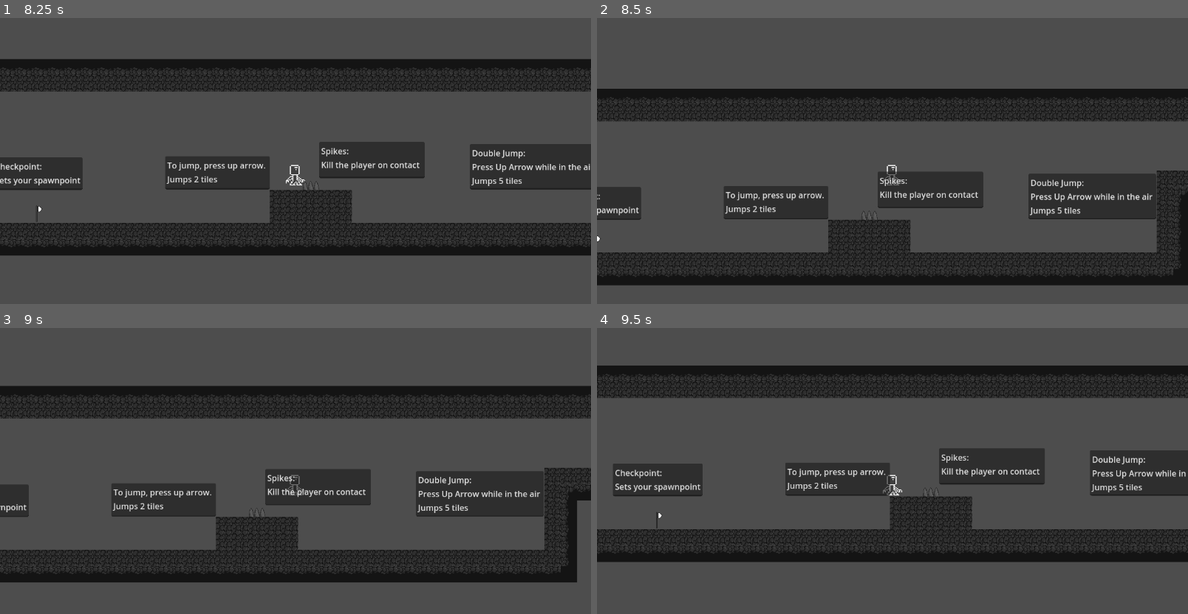
Above: before the commit, frames 1-4 (two rows, left to right).
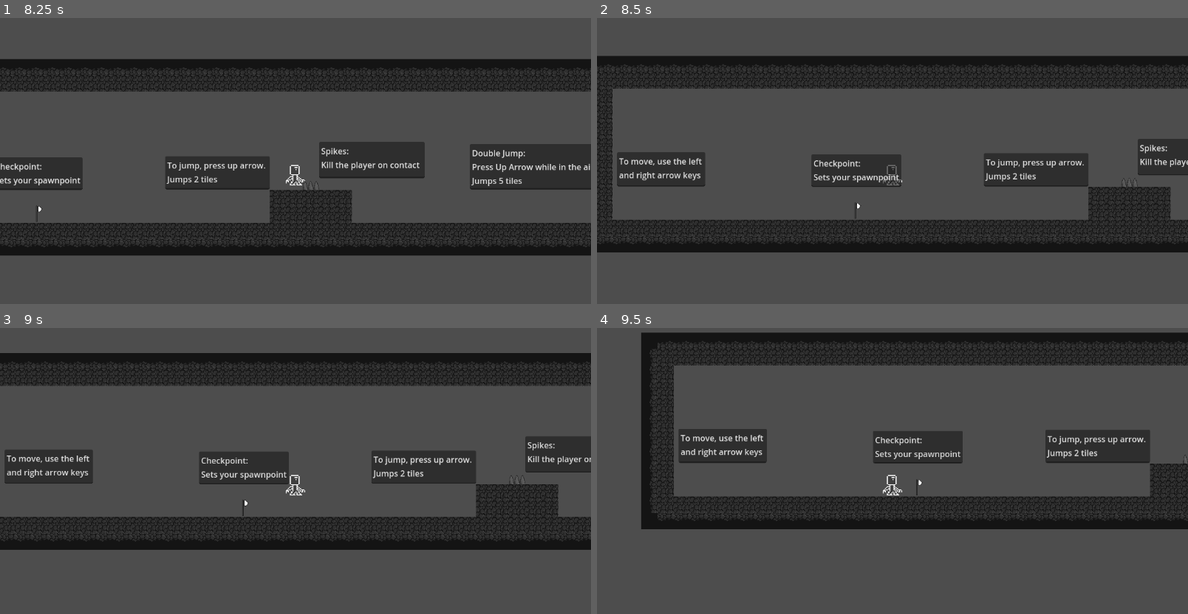
Above: after the commit, the same moments.

Repository: peachyem/ShootingForTheDark
Game: Godot game, scene res://levels/MainMenu.tscn
Same seed, same stepped clock (60 frames per second), same inputs: the game is played once before the commit and once after it. The engine's default icon, where the game draws it, is replaced by a stand-in: a white triangle on a blue panel in a dark square.
Inputs:
- Up to frame 1 (8.25 s): click "Play" at 0.5 s; tap Enter (ui_accept) at 1.25, 1.52, 2.27, 3.77, 4.52, 5.27, 6.77, 7.52 s; hold Right (ui_right) 1.28-2.78 s; hold Left (ui_left) 2.78-5.03 s; hold Right (ui_right) from 5.03 s (still down)
- Up to frame 2 (8.5 s): keep holding Right (ui_right); tap Enter (ui_accept) at 8.27 s
- Up to frame 3 (9 s): release Right (ui_right) at 8.78 s; hold Left (ui_left) from 8.78 s (still down)
- Up to frame 4 (9.5 s): keep holding Left (ui_left)

Frame 1 is identical in both runs. In frame 2, 54% of the frame differs, in the area x 0-100%, y 13-94%; in frame 3, 54%; in frame 4, 53%.

Commit message:
Fixed Spike collision masking

Diff:
--- a/entities/interactables/Checkpoint.gd
+++ b/entities/interactables/Checkpoint.gd
@@ -6,6 +6,6 @@
 func activate():
 	GameManager.current_checkpoint = self
 
-func _on_area_2d_area_entered(area):
-	if GameManager.current_checkpoint != self && area.get_parent() is Player:
+func _on_area_2d_area_entered(area: Area2D):
+	if (area.is_in_group("Player") || (area.get_parent().is_in_group("Player"))):
 		activate()
--- a/entities/interactables/checkpoint.tscn
+++ b/entities/interactables/checkpoint.tscn
@@ -13,6 +13,7 @@
 texture = ExtResource("1_wggrx")
 
 [node name="Area2D" type="Area2D" parent="."]
+collision_mask = 2
 monitorable = false
 
 [node name="CollisionShape2D" type="CollisionShape2D" parent="Area2D"]
--- a/entities/interactables/spikes.gd
+++ b/entities/interactables/spikes.gd
@@ -1,6 +1,12 @@
 extends Node2D
 
+signal hurt_player
+
+func _ready() -> void:
+	connect("hurt_player", GameManager.player._on_hurt.bind(self))
 
 func _on_area_2d_area_entered(area):
-	if area.get_parent() is Player:
-		area.get_parent().die()
+	print(area)
+	if area.is_in_group("Player") || area.get_parent().is_in_group("Player"):
+		print("Spike emitting hurt signal")
+		emit_signal("hurt_player")
--- a/entities/interactables/spikes.tscn
+++ b/entities/interactables/spikes.tscn
@@ -4,21 +4,21 @@
 [ext_resource type="Script" path="res://entities/interactables/spikes.gd" id="1_vyk0o"]
 
 [sub_resource type="RectangleShape2D" id="RectangleShape2D_0f3tp"]
-size = Vector2(32, 19)
+size = Vector2(30, 16)
 
-[node name="Spikes" type="Node2D"]
+[node name="Spikes" type="Node2D" groups=["Spike"]]
 script = ExtResource("1_vyk0o")
 
 [node name="Sprite2D" type="Sprite2D" parent="."]
 texture = ExtResource("1_rbmps")
 
-[node name="Area2D" type="Area2D" parent="."]
+[node name="SpikeHitboxArea2D" type="Area2D" parent="."]
 collision_layer = 8
-collision_mask = 19
+collision_mask = 2
 monitorable = false
 
-[node name="CollisionShape2D" type="CollisionShape2D" parent="Area2D"]
-position = Vector2(0, 6.5)
+[node name="CollisionShape2D" type="CollisionShape2D" parent="SpikeHitboxArea2D"]
+position = Vector2(0, 8)
 shape = SubResource("RectangleShape2D_0f3tp")
 
-[connection signal="area_entered" from="Area2D" to="." method="_on_area_2d_area_entered"]
+[connection signal="area_entered" from="SpikeHitboxArea2D" to="." method="_on_area_2d_area_entered"]
--- a/entities/player/player_w_camera.tscn
+++ b/entities/player/player_w_camera.tscn
@@ -9,18 +9,18 @@
 [sub_resource type="RectangleShape2D" id="RectangleShape2D_8i4eq"]
 size = Vector2(38, 43)
 
-[node name="Player" type="CharacterBody2D"]
+[node name="Player" type="CharacterBody2D" groups=["Player"]]
 collision_layer = 2
 collision_mask = 29
 script = ExtResource("1_2ut6p")
 
-[node name="PlayerHitArea2D" type="Area2D" parent="."]
+[node name="PlayerPhysicsArea2D" type="Area2D" parent="."]
 position = Vector2(-2, 2)
 collision_layer = 2
 collision_mask = 29
 monitoring = false
 
-[node name="PlayerHitCollisionShape2D" type="CollisionShape2D" parent="PlayerHitArea2D"]
+[node name="PlayerPhysicsCollisionShape2D" type="CollisionShape2D" parent="PlayerPhysicsArea2D"]
 position = Vector2(0, -1)
 shape = SubResource("RectangleShape2D_uds6f")
 
@@ -32,6 +32,6 @@
 scale = Vector2(2.125, 2)
 texture = ExtResource("1_ew0fa")
 
-[node name="CollisionShape2D" type="CollisionShape2D" parent="."]
+[node name="PlayerRangeCollisionShape2D" type="CollisionShape2D" parent="."]
 position = Vector2(-1, 1)
 shape = SubResource("RectangleShape2D_8i4eq")
--- a/scripts/GameManager.gd
+++ b/scripts/GameManager.gd
@@ -19,7 +19,10 @@
 
 func respawn_player():
 	if current_checkpoint != null:
+		print("respawning player...")
 		player.position = current_checkpoint.global_position
+	else:
+		print("current checkpoint is null")
 
 func load_scene(sceneName: String):
 	var newScene = preloadedScenes[sceneName]
--- a/scripts/Player.gd
+++ b/scripts/Player.gd
@@ -50,6 +50,10 @@
 		if c.get_collider() is RigidBody2D:
 			c.get_collider().apply_central_impulse(-c.get_normal() * push_force)
 
-
 func die():
 	GameManager.respawn_player()
+
+func _on_hurt(sender: Node):
+	if (sender.is_in_group("Spike")):
+		print("Spike!")
+		die()
Not shown: 1 places in levels/level_0.tscn that only renumber resources
Not shown: 1 places in tilemaps/test1.tscn that only renumber resources
